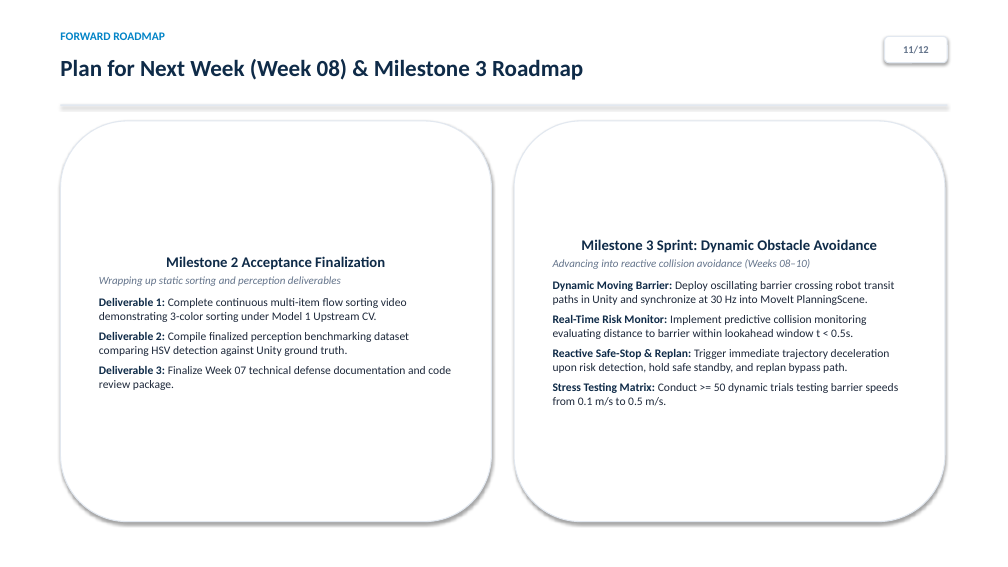
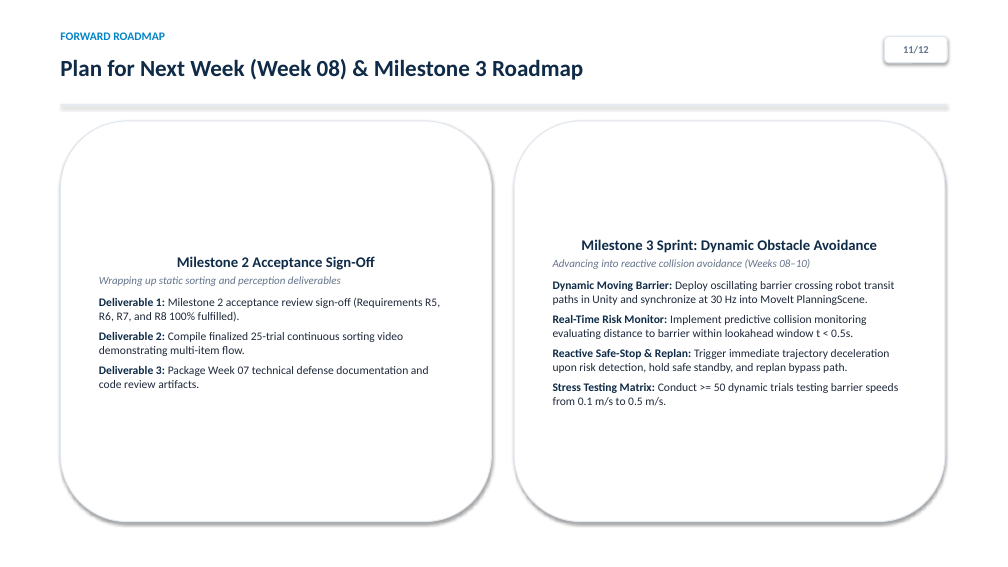
Before and after one commit to lnkduyy/VGU26-Project-UC8, a slide deck: slide 11 of docs/week07/UC8_Week07_Presentation.pptx. Drawn at 1008x567 pixels with LibreOffice and Linux fonts; fonts in the diff are those of the drawing. Boxes give left, top, right and bottom in pixels: in the first picture for what was removed or moved away, otherwise in the second. Text is boxed around its words. In the diff, an @@ line names an element or a change of style, - is before the commit and + after.

Commit message:
docs(week07): finalize PDF/PPTX presentations and benchmark analysis for front-tilted vision and parallel grasping

```diff
--- a/docs/week07/UC8_Week07_Presentation.pptx
+++ b/docs/week07/UC8_Week07_Presentation.pptx
@@ text in rounded rectangle at (177, 256, 375, 270): text changed @@
-Milestone 2 Acceptance Finalization
+Milestone 2 Acceptance Sign-Off
@@ text in rounded rectangle at (99, 297, 440, 388): text changed @@
-Deliverable 1: Complete continuous multi-item flow sorting video demonstrating 3-color sorting under Model 1 Upstream CV.
-Deliverable 2: Compile finalized perception benchmarking dataset comparing HSV detection against Unity ground truth.
-Deliverable 3: Finalize Week 07 technical defense documentation and code review package.
+Deliverable 1: Milestone 2 acceptance review sign-off (Requirements R5, R6, R7, and R8 100% fulfilled).
+Deliverable 2: Compile finalized 25-trial continuous sorting video demonstrating multi-item flow.
+Deliverable 3: Package Week 07 technical defense documentation and code review artifacts.
```
Also in this commit, not shown: 9 other slides changed, 1 slide added, 1 slide removed, 10 other files.
